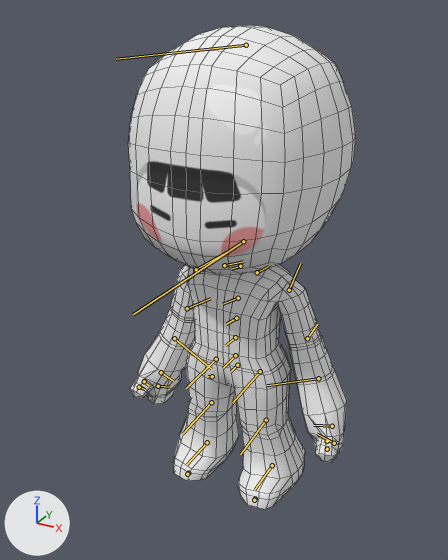
One commit to the FBX model Documents/2018184023/Character_00.FBX: the scene before it, then after it.
Camera for both pictures: a camera (50 mm lens) standing at (0.413, -0.8, 0.764) and looking at (-0.004, -0.04, 0.384). The lights are fixed; the arrows at lower left show +X, +Y and +Z. Both versions are drawn at frame 154 of the action 'Take 001'; the numbers are the values there. The bones that bend it are drawn over the model as lines. Mesh edges are drawn as thin lines.
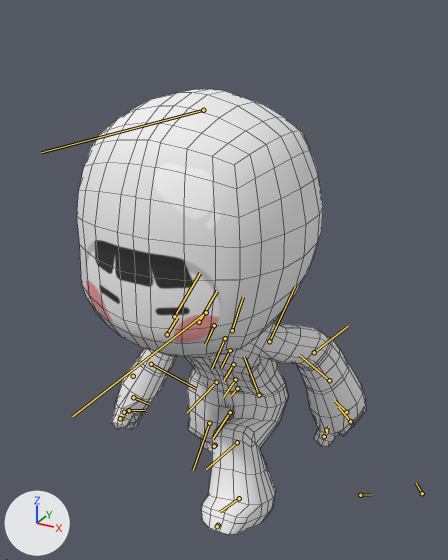
Boxes (x1, y1, x2, y2) around the edits, measured in the pictures (448 x 560 px):
'Box002', posed (27% wider, 8% shorter)
    before: (128, 26, 356, 509)
    after: (77, 89, 366, 535)
bone 'Bip001 Spine', root to tip
    before: (235, 355) to (223, 368)
    after: (235, 379) to (223, 397)
bone 'Bip001 L Thigh', root to tip
    before: (260, 371) to (232, 403)
    after: (259, 395) to (244, 356)
bone 'Bip001 L Calf', root to tip
    before: (266, 420) to (240, 454)
    after: (237, 442) to (206, 469)
bone 'Bip001 L Foot', root to tip
    before: (272, 465) to (254, 490)
    after: (239, 498) to (219, 512)
bone 'Bip001 R Thigh', root to tip
    before: (216, 359) to (186, 388)
    after: (216, 382) to (187, 412)
bone 'Bip001 R Calf', root to tip
    before: (211, 402) to (182, 434)
    after: (209, 423) to (193, 470)
bone 'Bip001 R Foot', root to tip
    before: (207, 442) to (187, 464)
    after: (230, 412) to (212, 439)
bone 'Bip001 Spine1', root to tip
    before: (235, 337) to (225, 345)
    after: (233, 364) to (224, 380)
bone 'Bip001 Spine2', root to tip
    before: (236, 318) to (226, 324)
    after: (230, 350) to (221, 368)
bone 'Bip001 Spine3', root to tip
    before: (238, 298) to (222, 304)
    after: (225, 338) to (212, 368)
bone 'Bip001 L UpperArm', root to tip
    before: (289, 290) to (300, 263)
    after: (269, 341) to (295, 286)
bone 'Bip001 L Forearm', root to tip
    before: (307, 338) to (317, 324)
    after: (314, 352) to (348, 326)
bone 'Bip001 R UpperArm', root to tip
    before: (196, 269) to (230, 250)
    after: (174, 316) to (200, 273)
bone 'Bip001 R Forearm', root to tip
    before: (187, 308) to (210, 298)
    after: (167, 334) to (177, 317)
bone 'Bip001 Head', root to tip
    before: (243, 241) to (133, 314)
    after: (206, 312) to (72, 416)

What the commit changed:
Object 'Bip001' (bone_rig_object) moves from (0.0, 0.0, 0.214) to (0.0, 0.0, 0.167).
Bone 'Bip001 Spine' (bone_bip001_spine) turns from (0, 0, 0) to (0, 0, 12) degrees about its own x, y and z.
Bone 'Bip001 L Thigh' (bone_bip001_l_thigh) moves from (0.0, 0.0, 0.0) to (0.04, 0.19, 0.01).
Bone 'Bip001 L Thigh' (bone_bip001_l_thigh) turns from (0, 0, 0) to (0, 2, 83) degrees about its own x, y and z.
Bone 'Bip001 L Calf' (bone_bip001_l_calf) turns from (0, 0, 0) to (0, 0, -58) degrees about its own x, y and z.
Bone 'Bip001 L Foot' (bone_bip001_l_foot) turns from (0, 0, 0) to (-1, 0, 10) degrees about its own x, y and z.
Bone 'Bip001 R Thigh' (bone_bip001_r_thigh) moves from (0.0, 0.0, 0.0) to (0.04, 0.19, -0.01).
Bone 'Bip001 R Thigh' (bone_bip001_r_thigh) turns from (0, 0, 0) to (2, -3, 12) degrees about its own x, y and z.
Bone 'Bip001 R Calf' (bone_bip001_r_calf) turns from (0, 0, 0) to (0, 0, -66) degrees about its own x, y and z.
Bone 'Bip001 R Foot' (bone_bip001_r_foot) turns from (0, 0, 0) to (-8, 5, 51) degrees about its own x, y and z.
Bone 'Bip001 Spine1' (bone_bip001_spine1) turns from (0, 0, 0) to (0, 0, 12) degrees about its own x, y and z.
Bone 'Bip001 Spine2' (bone_bip001_spine2) turns from (0, 0, 0) to (0, 0, 12) degrees about its own x, y and z.
Bone 'Bip001 Spine3' (bone_bip001_spine3) turns from (0, 0, 0) to (0, 0, 12) degrees about its own x, y and z.
Bone 'Bip001 L UpperArm' (bone_bip001_l_upperarm) turns from (0, 71, 0) to (26, 58, -4) degrees about its own x, y and z.
Bone 'Bip001 L Forearm' (bone_bip001_l_forearm) turns from (0, 0, 0) to (0, 0, -23) degrees about its own x, y and z.
Bone 'Bip001 R UpperArm' (bone_bip001_r_upperarm) turns from (0, -71, 0) to (39, -54, -43) degrees about its own x, y and z.
Bone 'Bip001 R Forearm' (bone_bip001_r_forearm) turns from (0, 0, 0) to (0, 0, -26) degrees about its own x, y and z.
Bone 'Bip001 Head' (bone_bip001_head) turns from (0, 0, 0) to (0, 0, -49) degrees about its own x, y and z.
